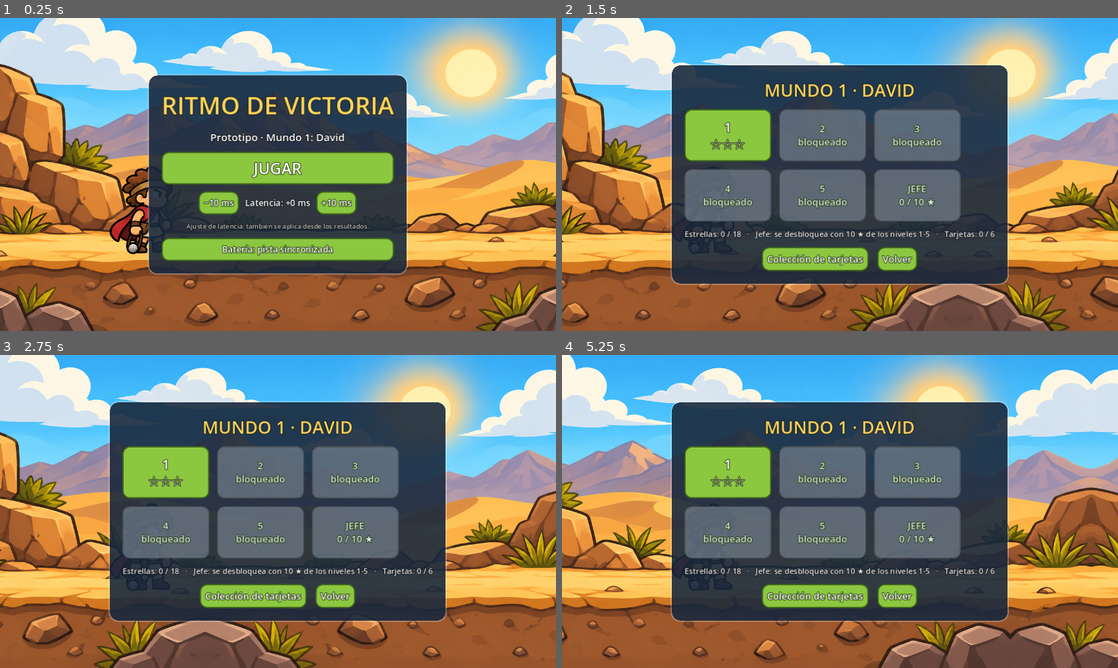
Above: before the commit, frames 1-4 (two rows, left to right).
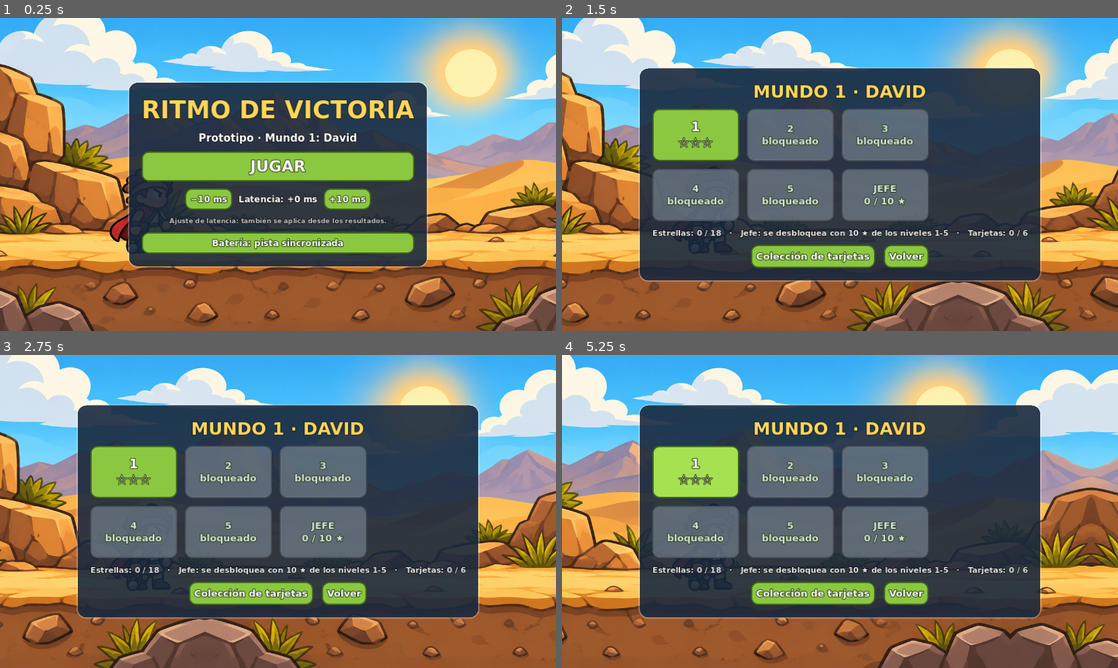
Above: after the commit, the same moments.

Repository: gusuavomagneto/ritmo_de_victoria
Game: Godot game, scene res://scenes/main.tscn
Two runs of this game, one before a commit and one after it. Both use one fixed random seed, a clock stepped at 60 frames per second and the inputs below. Sound files missing from this copy of the repository are replaced by a short silence.
Inputs (mouse positions are in pixels of both pictures, inside the frame that each line leads up to):
- Up to frame 1 (0.25 s): no input
- Up to frame 2 (1.5 s): click "JUGAR" at 0.5 s; tap Enter at 1.25 s; move the mouse to (962, 158) at 1.27 s; hold Right from 1.28 s (still down); tap F at 1.35 s; click (962, 158) at 1.42 s
- Up to frame 3 (2.75 s): move the mouse to (166, 527) at 2.02 s; release Right at 2.03 s; hold Left from 2.03 s (still down); tap Z at 2.1 s
- Up to frame 4 (5.25 s): move the mouse to (895, 442) at 2.77 s; release Left at 2.78 s; hold Right 2.78-4.28 s; tap one key every 0.75 s from 2.85 s: J X P F; move the mouse to (812, 574) at 3.52 s; click (812, 574) at 3.67 s; move the mouse to (1006, 558) at 4.27 s; hold Left from 4.28 s (still down); move the mouse to (673, 464) at 5.02 s

The runs differ from the first frame. In frame 1, 16% of the frame differs, in the area x 23-77%, y 18-82%; in frame 2, 21%; in frame 3, 21%; in frame 4, 23%, in the area x 13-87%, y 14-86%.

Commit message:
Fuente propia del proyecto (símbolos en la web) y aviso de latencia solo si el desfase supera 25 ms
Co-Authored-By: Claude Opus 5.5 <noreply@anthropic.com>
Claude-Session: https://claude.ai/code/session_019rwNaevQ7PVLcZ7utPtNry

Diff:
--- a/project.godot
+++ b/project.godot
@@ -31,3 +31,7 @@
 renderer/rendering_method="mobile"
 renderer/rendering_method.mobile="gl_compatibility"
 textures/vram_compression/import_etc2_astc=true
+
+[gui]
+
+theme/custom_font="res://assets/fonts/simbolos.ttf"
--- a/scripts/main.gd
+++ b/scripts/main.gd
@@ -159,18 +159,18 @@
 var offset_label: Label
 var apply_btn: Button
 var avg_delta := 0.0
+const LATENCY_HINT := 0.025   # el aviso de ajuste aparece solo si el promedio se corre más de 25 ms
 var rotate_root: Control
 
 
 func _ready() -> void:
 	# Fuente con símbolos (★ ☆ → ⟳): en la web no hay fuentes del sistema para completarlos
-	var sym: FontFile = load("res://assets/fonts/simbolos.ttf")
-	var fv := FontVariation.new()
-	fv.base_font = ThemeDB.fallback_font
-	fv.fallbacks = [sym]
-	font = fv
+	# Fuente principal propia (incluye ★ ☆ → ⟳): en la web no hay fuentes del sistema de respaldo
+	var main_font: FontFile = load("res://assets/fonts/simbolos.ttf")
+	font = main_font
+	ThemeDB.fallback_font = main_font
 	var th := Theme.new()
-	th.default_font = fv
+	th.default_font = main_font
 	get_window().theme = th
 	_load_settings()
 	player = AudioStreamPlayer.new()
@@ -1032,14 +1032,14 @@
 		title = "Te quedaste sin corazones… probá de nuevo"
 	elif boss_total > 0 and goliath_state != "fallen":
 		title = "Goliat sigue en pie"
-	var timing := "Timing promedio: %+d ms %s" % [int(round(avg_delta * 1000)), "(tarde)" if avg_delta > 0.008 else ("(temprano)" if avg_delta < -0.008 else "(justo)")]
+	var timing := "Timing promedio: %+d ms %s" % [int(round(avg_delta * 1000)), "(tarde)" if avg_delta > LATENCY_HINT else ("(temprano)" if avg_delta < -LATENCY_HINT else "(bien)")]
 	var boss_line := ("Piedras a Goliat: %d / %d\n" % [boss_hits, boss_total]) if boss_total > 0 else ""
 	results_label.text = "%s\n%s\n\nPuntaje: %d    Precisión: %d%%    Combo máx.: %d\nPerfecto %d · Bien %d · Justo %d · Fallo %d\n%s%s" % [
 		title, _stars_text(stars), score, int(acc * 100), max_combo,
 		counts["Perfecto"], counts["Bien"], counts["Justo"], counts["Fallo"],
 		boss_line, timing]
 	results_label.add_theme_font_size_override("font_size", 22)
-	apply_btn.visible = deltas.size() >= 10 and absf(avg_delta) >= 0.008
+	apply_btn.visible = deltas.size() >= 10 and absf(avg_delta) >= LATENCY_HINT
 	apply_btn.disabled = false
 	apply_btn.text = "Aplicar ajuste de latencia (%+d ms)" % int(round(avg_delta * 1000))
 	_hide_panels()
